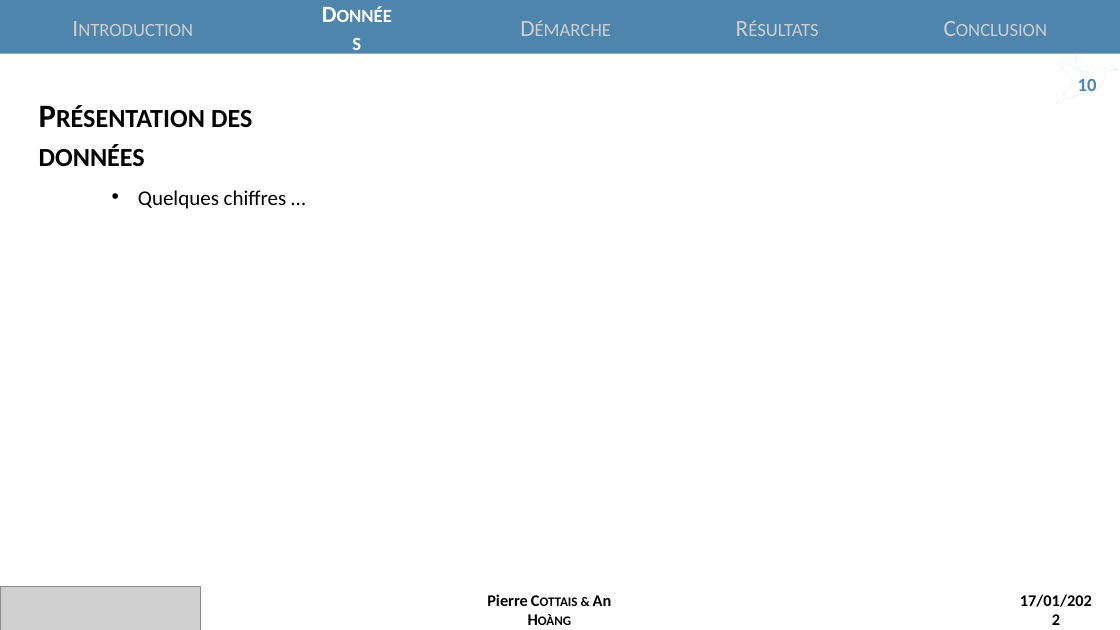
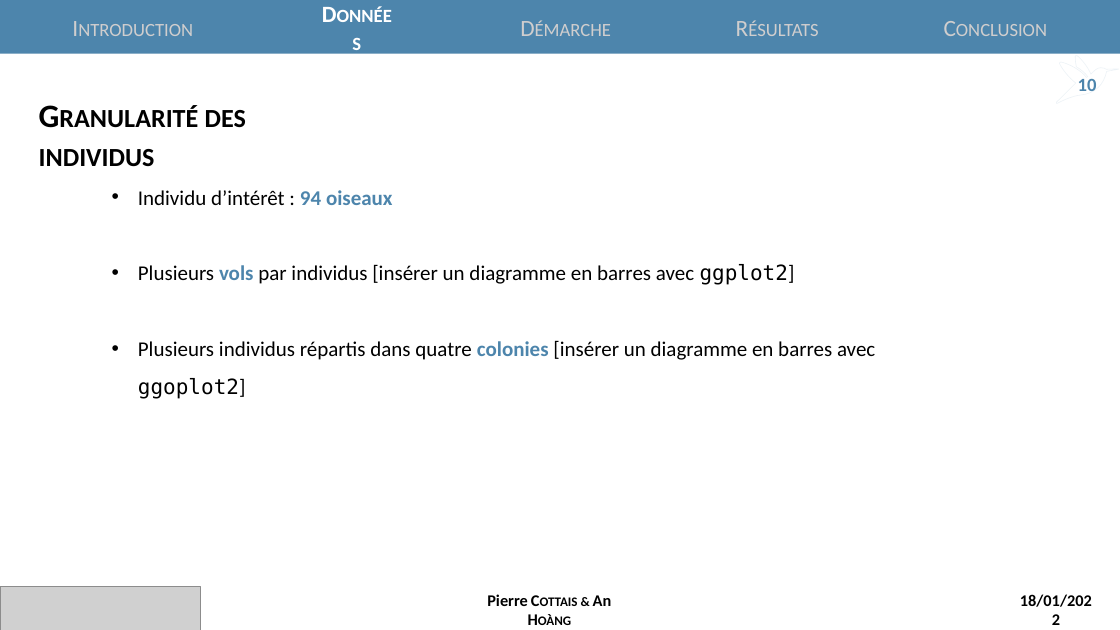
Before and after one commit to PCottais/puffin_scopoli, a slide deck: slide 10 of presentation_v3.pptx. Drawn at 1120x630 pixels with LibreOffice and Linux fonts; fonts in the diff are those of the drawing; grey boxes stand for pictures. Boxes give left, top, right and bottom in pixels: in the first picture for what was removed or moved away, otherwise in the second. Text is boxed around its words. In the diff, an @@ line names an element or a change of style, - is before the commit and + after.

```diff
--- a/presentation_v3.pptx
+++ b/presentation_v3.pptx
@@ text at [39,110,246,167]: text changed @@
-Présentation des données
+Granularité des individus
@@ text removed at [138,190,287,209] @@
-• Quelques chiffres …
@@ text added at [138,190,875,399], 18 pt, text #000000 @@
+• Individu d’intérêt : 94 oiseaux
+• Plusieurs vols par individus [insérer un diagramme en barres avec ggplot2]
+• Plusieurs individus répartis dans quatre colonies [insérer un diagramme en barres avec ggoplot2]
@@ text at [1020,594,1092,607]: text changed @@
-17/01/2022
+18/01/2022
```
Also in this commit, not shown: 13 other slides changed, 1 slide added.
